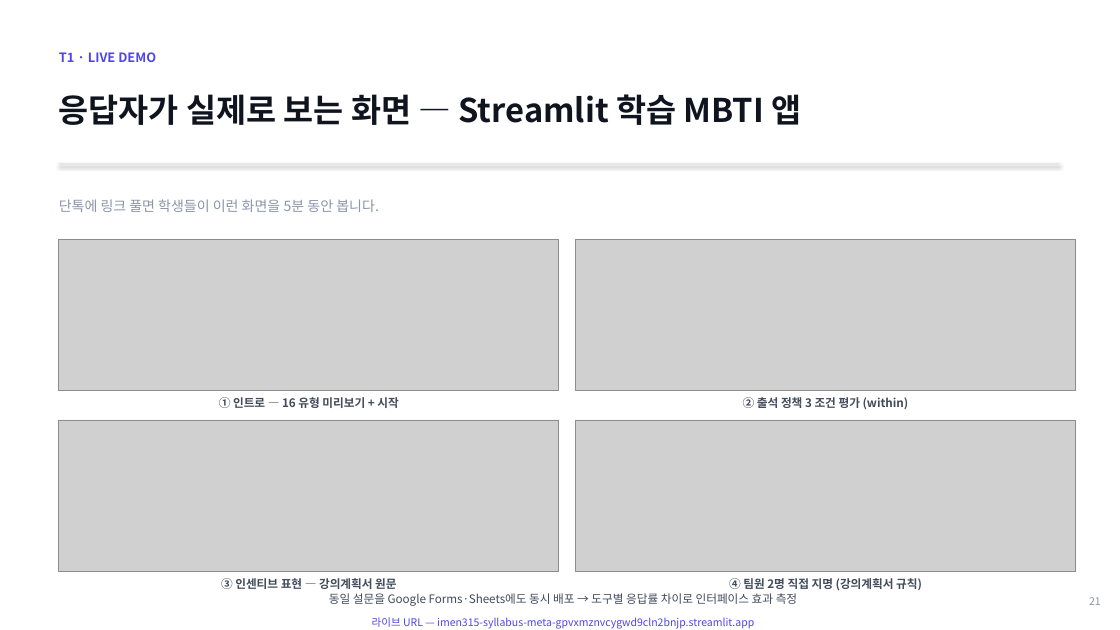
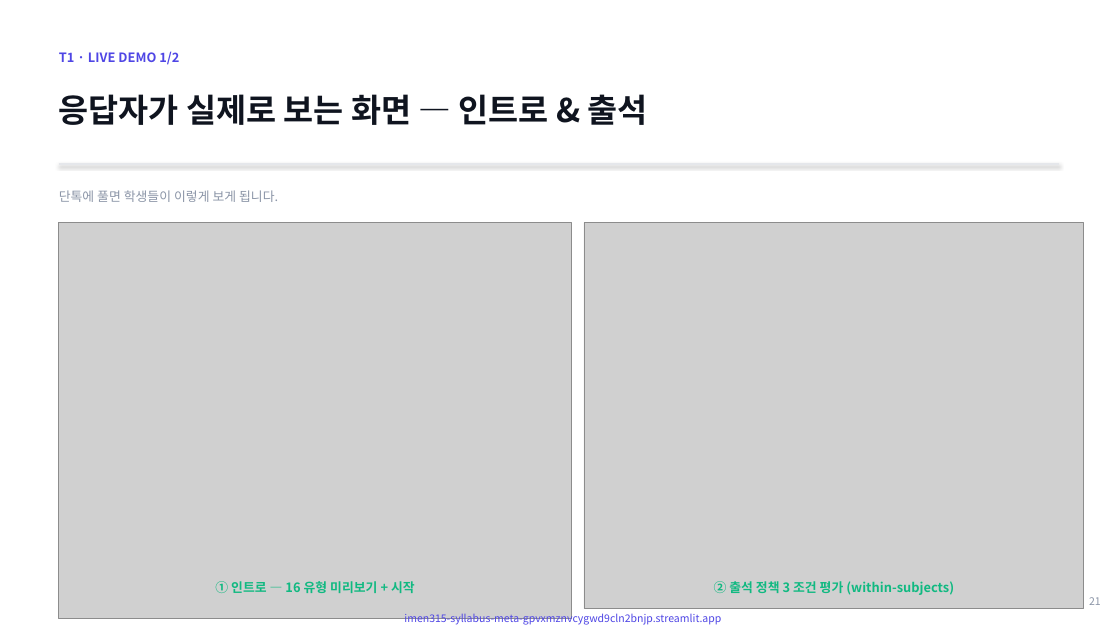
Before and after one commit to lshpy/imen315-syllabus-meta, a slide deck: slide 20 of team_project/kickoff_2026-05-11.pptx. Drawn at 1120x630 pixels with LibreOffice and Linux fonts; fonts in the diff are those of the drawing; grey boxes stand for pictures. Boxes give left, top, right and bottom in pixels: in the first picture for what was removed or moved away, otherwise in the second. Text is boxed around its words. In the diff, an @@ line names an element or a change of style, - is before the commit and + after.

Commit message:
Streamlit 스크린샷 크게 + 가상 학생 1명 예시 슬라이드

```diff
--- a/team_project/kickoff_2026-05-11.pptx
+++ b/team_project/kickoff_2026-05-11.pptx
@@ text at [59, 51, 179, 65]: text changed @@
-T1 · LIVE DEMO
+T1 · LIVE DEMO 1/2
@@ text at [59, 94, 648, 125]: text changed @@
-응답자가 실제로 보는 화면 — Streamlit 학습 MBTI 앱
+응답자가 실제로 보는 화면 — 인트로 & 출석
@@ text at [59, 190, 278, 202]: text changed; size 12 to 11 pt @@
-단톡에 링크 풀면 학생들이 이런 화면을 5분 동안 봅니다.
+단톡에 풀면 학생들이 이렇게 보게 됩니다.
@@ picture: place and size @@
-picture at [59, 239, 559, 391]
+picture at [59, 223, 571, 618]
@@ picture: place and size @@
-picture at [576, 239, 1075, 391]
+picture at [584, 223, 1084, 609]
@@ picture removed at [59, 420, 559, 571] @@
@@ picture removed at [576, 420, 1075, 571] @@
@@ text "① 인트로 — 16 유형 ...": place and size @@
-text "① 인트로 — 16 유형 ..." at [219, 397, 398, 408]
+text "① 인트로 — 16 유형 ..." at [215, 581, 415, 593]
@@ text "① 인트로 — 16 유형 ..." at [215, 581, 415, 593]: size 10 to 11 pt, text colour #424B5C to #10B981 @@
@@ text removed at [221, 578, 396, 589] @@
-③ 인센티브 표현 — 강의계획서 원문
@@ text removed at [329, 593, 797, 606] @@
-동일 설문을 Google Forms·Sheets에도 동시 배포 → 도구별 응답률 차이로 인터페이스 효과 측정
@@ text at [714, 581, 954, 595]: text changed; size 10 to 11 pt; text colour #424B5C to #10B981 @@
-② 출석 정책 3 조건 평가 (within)
+② 출석 정책 3 조건 평가 (within-subjects)
@@ text removed at [729, 578, 922, 590] @@
-④ 팀원 2명 직접 지명 (강의계획서 규칙)
@@ text at [404, 611, 721, 625]: text changed @@
-라이브 URL — imen315-syllabus-meta-gpvxmznvcygwd9cln2bnjp.streamlit.app
+imen315-syllabus-meta-gpvxmznvcygwd9cln2bnjp.streamlit.app
```
Also in this commit, not shown: 2 slides added, 6 other files.
